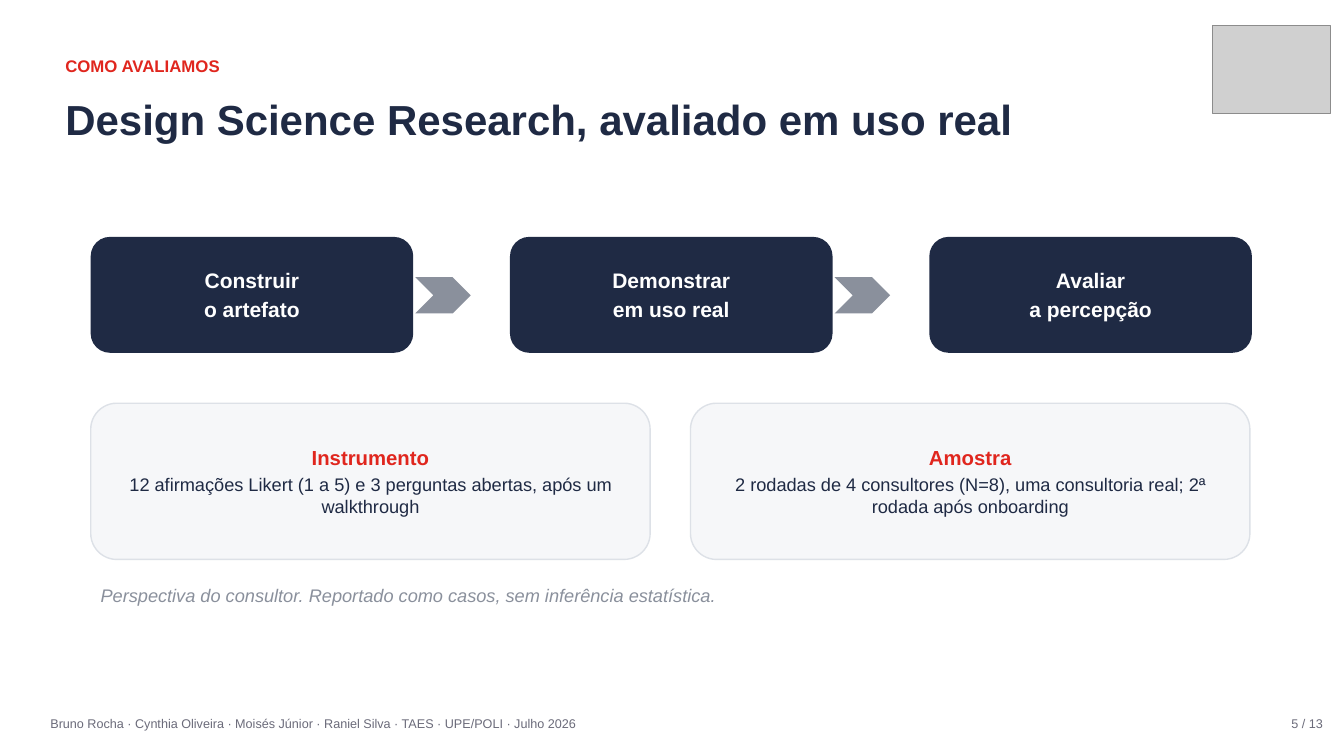
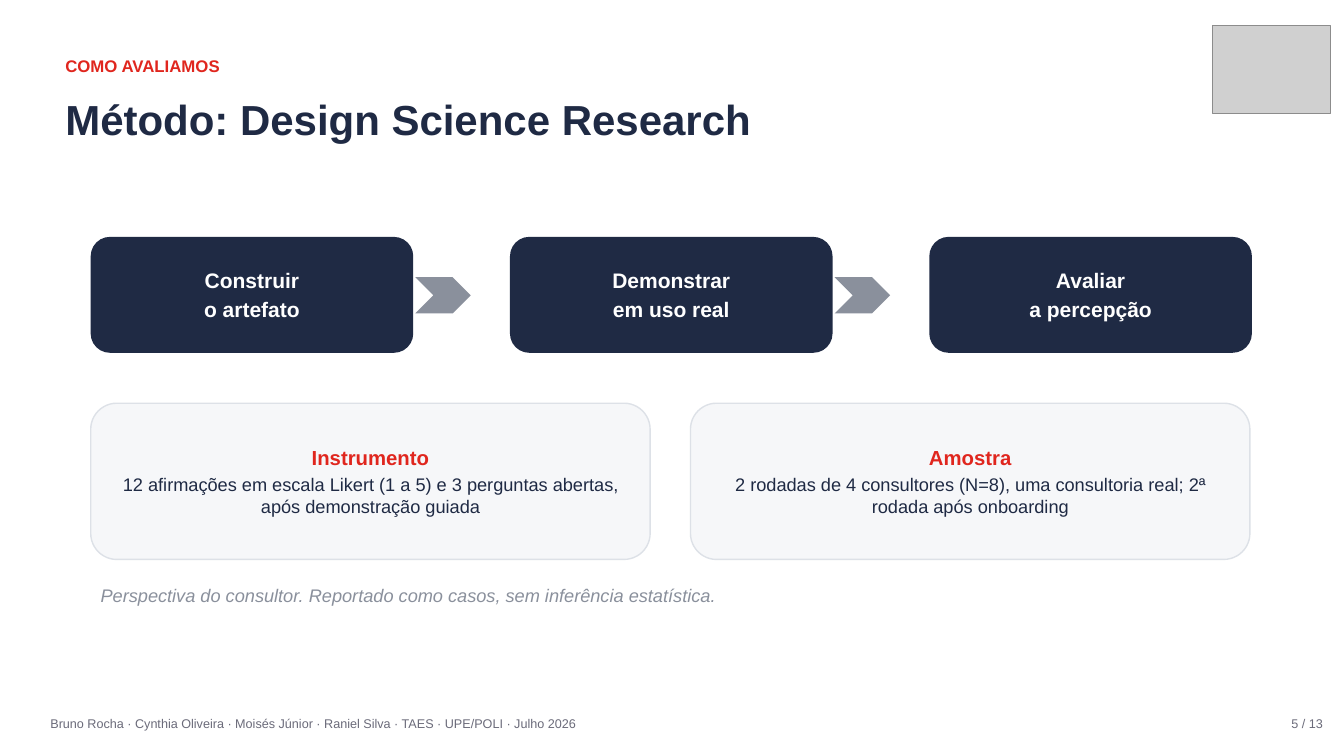
Before and after one commit to raniel90/obione, a slide deck: slide 5 of atividades/apresentacoes/ObiOne_Apresentacao_Final.pptx. Drawn at 1344x756 pixels with LibreOffice and Linux fonts; fonts in the diff are those of the drawing; grey boxes stand for pictures. Boxes give left, top, right and bottom in pixels: in the first picture for what was removed or moved away, otherwise in the second. Text is boxed around its words. In the diff, an @@ line names an element or a change of style, - is before the commit and + after.

```diff
--- a/atividades/apresentacoes/ObiOne_Apresentacao_Final.pptx
+++ b/atividades/apresentacoes/ObiOne_Apresentacao_Final.pptx
@@ text at [65,104,751,144]: text changed @@
-Design Science Research, avaliado em uso real
+Método: Design Science Research
@@ text in rounded rectangle at [123,477,619,517]: text changed @@
-12 afirmações Likert (1 a 5) e 3 perguntas abertas, após um walkthrough
+12 afirmações em escala Likert (1 a 5) e 3 perguntas abertas, após demonstração guiada
```
Also in this commit, not shown: 9 other slides changed, 1 other file.
